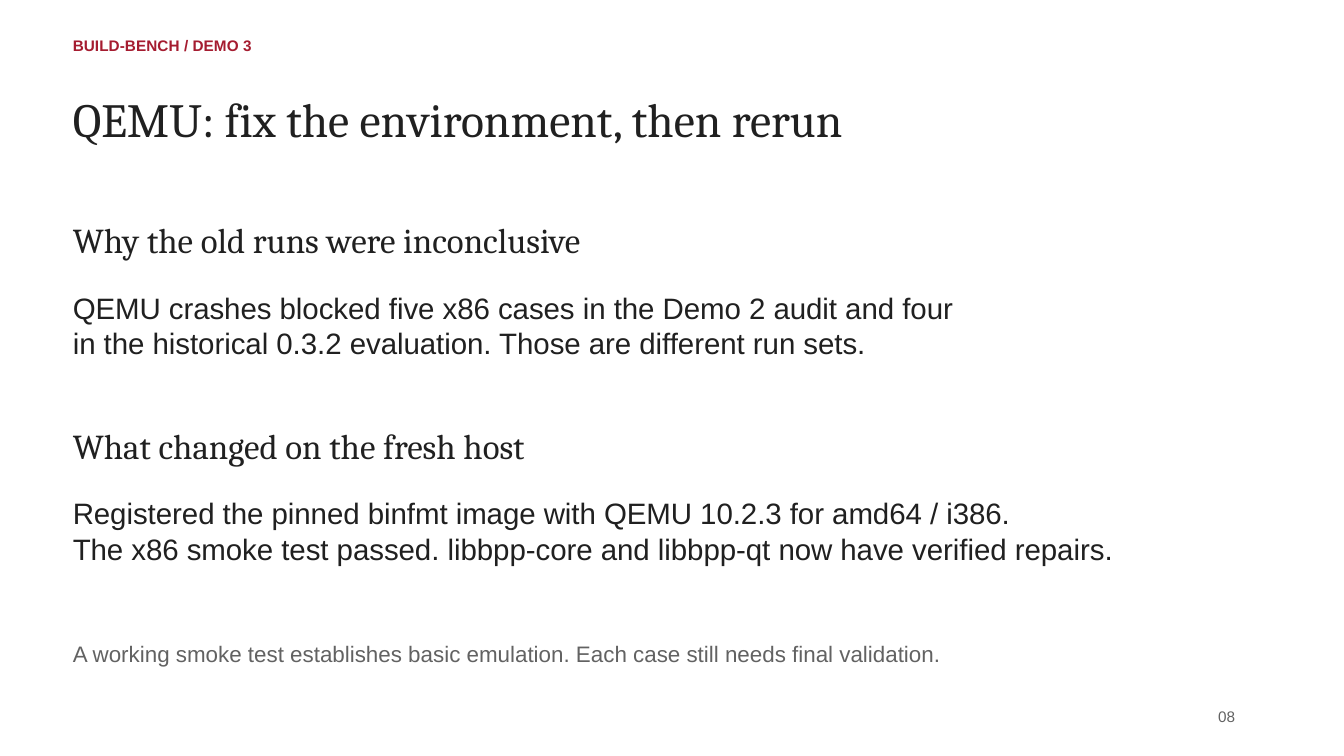
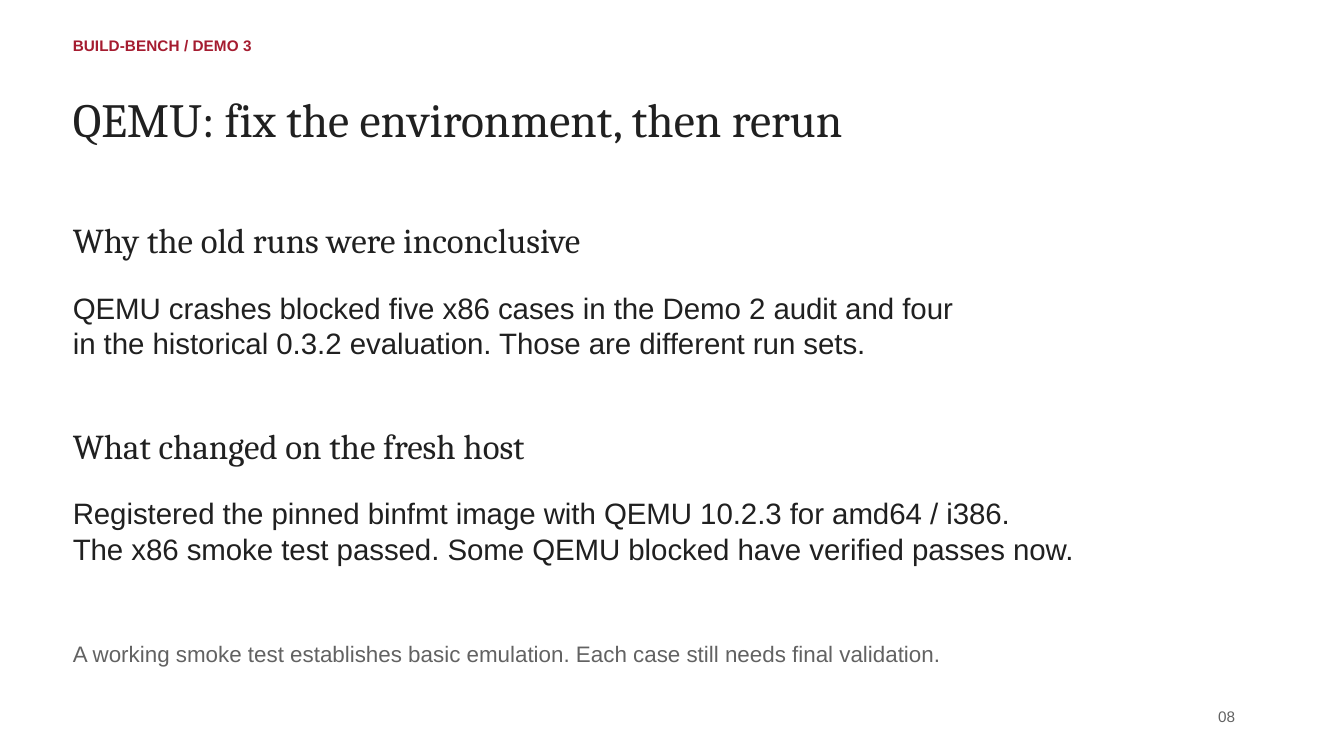
Before and after one commit to ec528-fall26/build-bench, a slide deck: slide 7 of slides/demo-3.pptx (slide 8 before the commit). Drawn at 1344x756 pixels with LibreOffice and Linux fonts; fonts in the diff are those of the drawing. Boxes give left, top, right and bottom in pixels: in the first picture for what was removed or moved away, otherwise in the second. Text is boxed around its words. In the diff, an @@ line names an element or a change of style, - is before the commit and + after.

```diff
--- a/slides/demo-3.pptx
+++ b/slides/demo-3.pptx
@@ text at (73, 538, 1073, 566): text changed @@
-The x86 smoke test passed. libbpp-core and libbpp-qt now have verified repairs.
+The x86 smoke test passed. Some QEMU blocked have verified passes now.
```
Also in this commit, not shown: 3 other slides changed.
